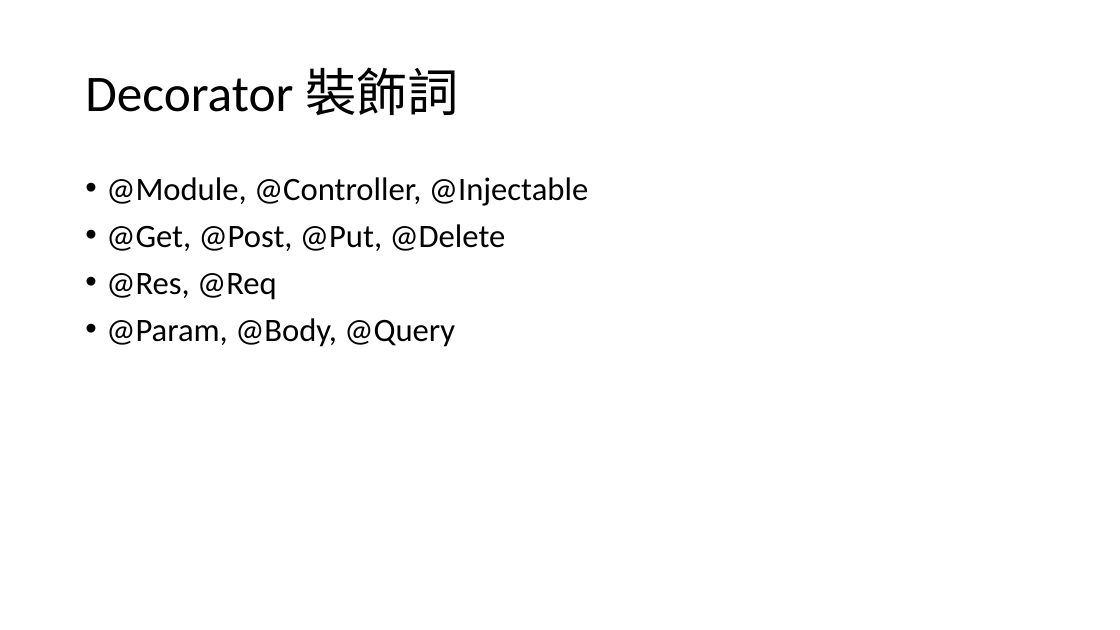
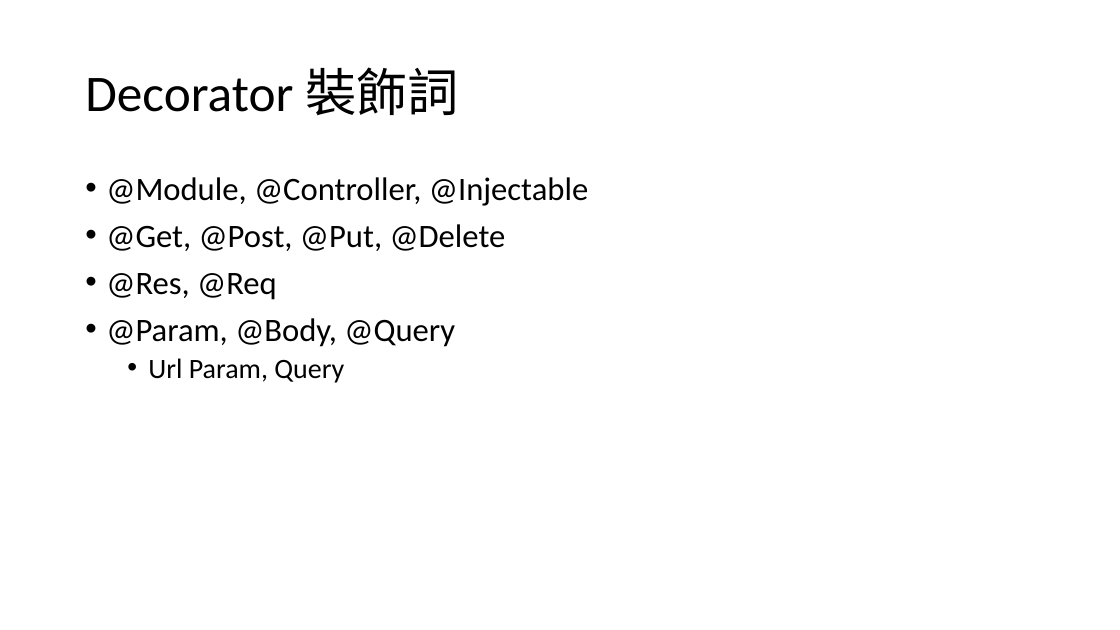
Before and after one commit to RichardHwang886/lession3, a slide deck: slide 8 of webapi後端開發.pptx (slide 7 before the commit). Drawn at 1120x630 pixels with LibreOffice and Linux fonts; fonts in the diff are those of the drawing. Boxes give left, top, right and bottom in pixels: in the first picture for what was removed or moved away, otherwise in the second. Text is boxed around its words. In the diff, an @@ line names an element or a change of style, - is before the commit and + after.

```diff
--- a/webapi後端開發.pptx
+++ b/webapi後端開發.pptx
@@ text at bbox=[148, 358, 344, 383]: paragraph added @@
+  • Url Param, Query
```
Also in this commit, not shown: 2 other slides changed, 2 slides added, 19 other files.
